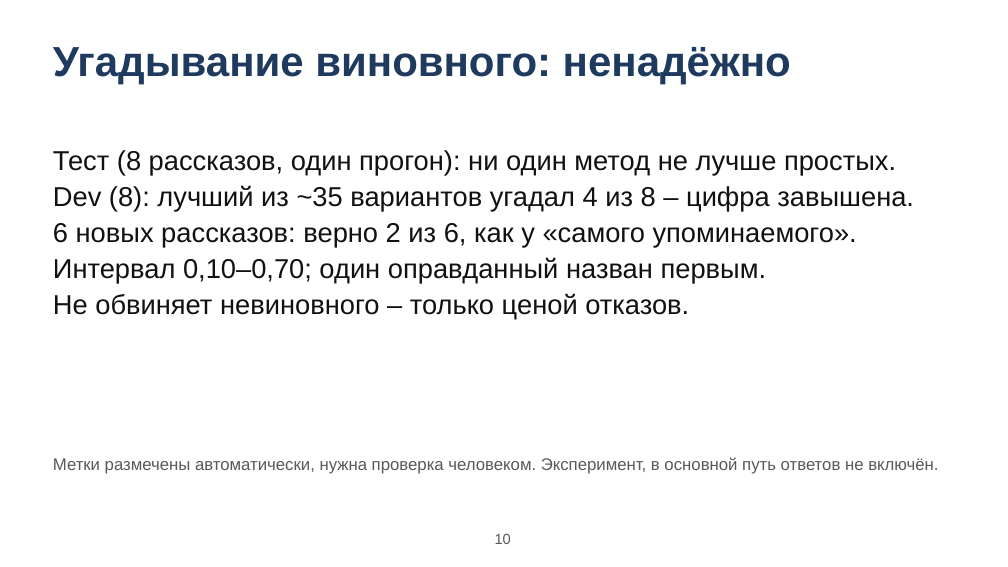
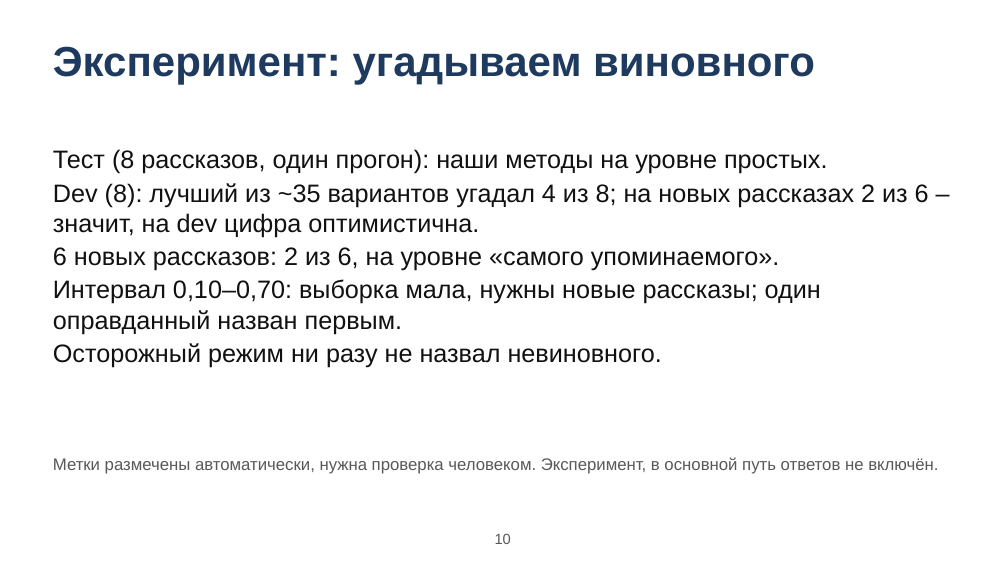
Before and after one commit to AndrewStrizhevskiy/detective-board, a slide deck: slide 10 of docs/gost/09-prezentaciya.pptx. Drawn at 1008x567 pixels with LibreOffice and Linux fonts; fonts in the diff are those of the drawing. Boxes give left, top, right and bottom in pixels: in the first picture for what was removed or moved away, otherwise in the second. Text is boxed around its words. In the diff, an @@ line names an element or a change of style, - is before the commit and + after.

```diff
--- a/docs/gost/09-prezentaciya.pptx
+++ b/docs/gost/09-prezentaciya.pptx
@@ title at bbox=[53, 46, 815, 84]: text changed @@
-Угадывание виновного: ненадёжно
+Эксперимент: угадываем виновного
@@ text at bbox=[53, 149, 929, 368]: text changed; size 26 to 24 pt @@
-Тест (8 рассказов, один прогон): ни один метод не лучше простых.
-Dev (8): лучший из ~35 вариантов угадал 4 из 8 – цифра завышена.
-6 новых рассказов: верно 2 из 6, как у «самого упоминаемого».
-Интервал 0,10–0,70; один оправданный назван первым.
-Не обвиняет невиновного – только ценой отказов.
+Тест (8 рассказов, один прогон): наши методы на уровне простых.
+Dev (8): лучший из ~35 вариантов угадал 4 из 8; на новых рассказах 2 из 6 – значит, на dev цифра оптимистична.
+6 новых рассказов: 2 из 6, на уровне «самого упоминаемого».
+Интервал 0,10–0,70: выборка мала, нужны новые рассказы; один оправданный назван первым.
+Осторожный режим ни разу не назвал невиновного.
```
Also in this commit, not shown: 3 other slides changed, 31 other files.
